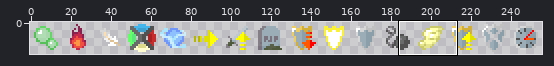
Sprite sheet: Assets/Sprites/UIArt/statusicon.png. Above, an overview of the earlier version with the close-up marked.
Close-up. Before the commit:
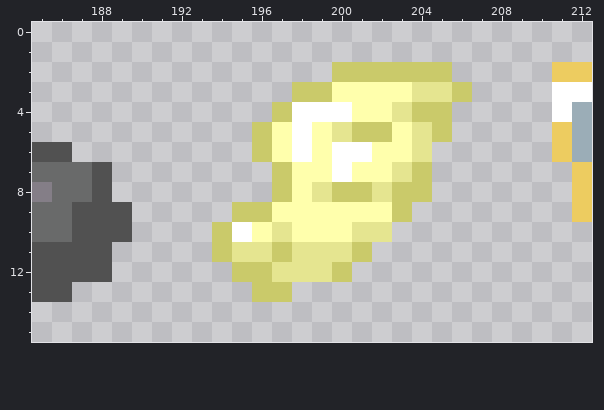
The file is 256x16 pixels. Colours within 5 levels of each other are drawn and written as one. Shown: x 185..212, y 0..15.
New version:
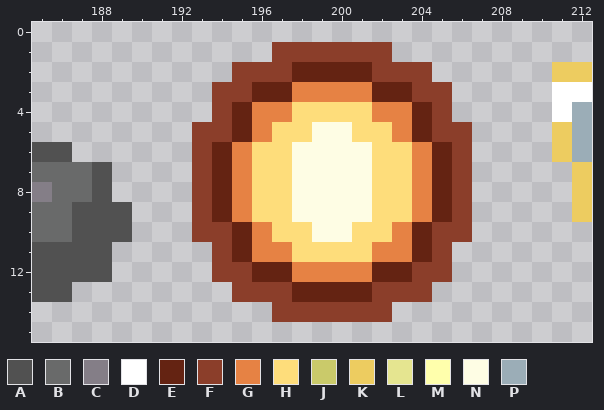
Palette (. is transparent): A #515151  B #696a6a  C #847e87  D #ffffff  E #642312  F #8b3e2a  G #e68244  H #fedd7b  J #caca6a  K #edcc60  L #e5e590  M #ffffac  N #fefde4  P #9badb7
Changes in this commit:
y 1: x 197..202 ...... -> FFFFFF
y 2: x 195..205 .....JJJJJJ -> FFFEEEEFFF.
y 3: x 194..206 ....JJMMMMLLJ -> FFEEGGGGEEFF.
y 4: x 194..205 ...JDDDMMLJJ -> FEGGHHHHGGEF
y 5: x 193..206 ...JMDMLJJMLJ. -> FFEGHHNNHHGEFF
y 6: x 193..206 ...JMDMDDMML.. -> FEGHHNNNNHHGEF
y 7: x 193..206 ....JMMDMMLJ.. -> FEGHHNNNNHHGEF
y 8: x 193..206 ....JMLJJLJJ.. -> FEGHHNNNNHHGEF
y 9: x 193..206 ..JJMMMMMMJ... -> FEGHHNNNNHHGEF
y 10: x 193..206 .JDMLMMMLL.... -> FFEGHHNNHHGEFF
y 11: x 194..205 JLLJLLLJ.... -> FEGGHHHHGGEF
y 12: x 194..205 .JJLLLJ..... -> FFEEGGGGEEFF
y 13: x 195..204 .JJ....... -> FFFEEEEFFF
y 14: x 197..202 ...... -> FFFFFF
Boxes around the changes in both close-ups, in picture pixels (x1, y1, x2, y2):
changed: (192, 42, 472, 322)
